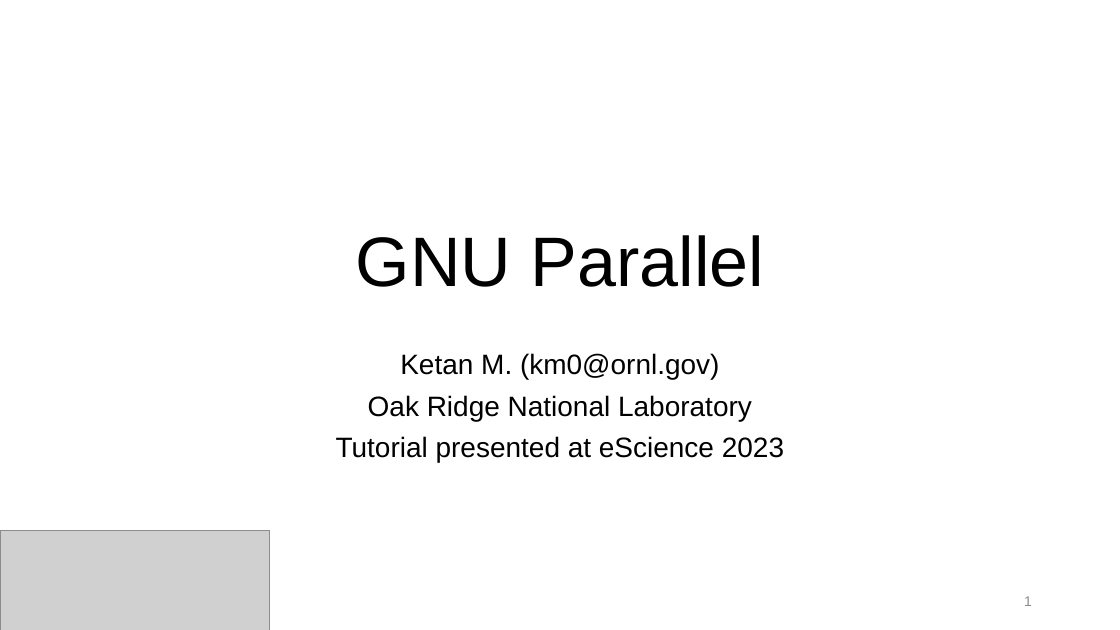
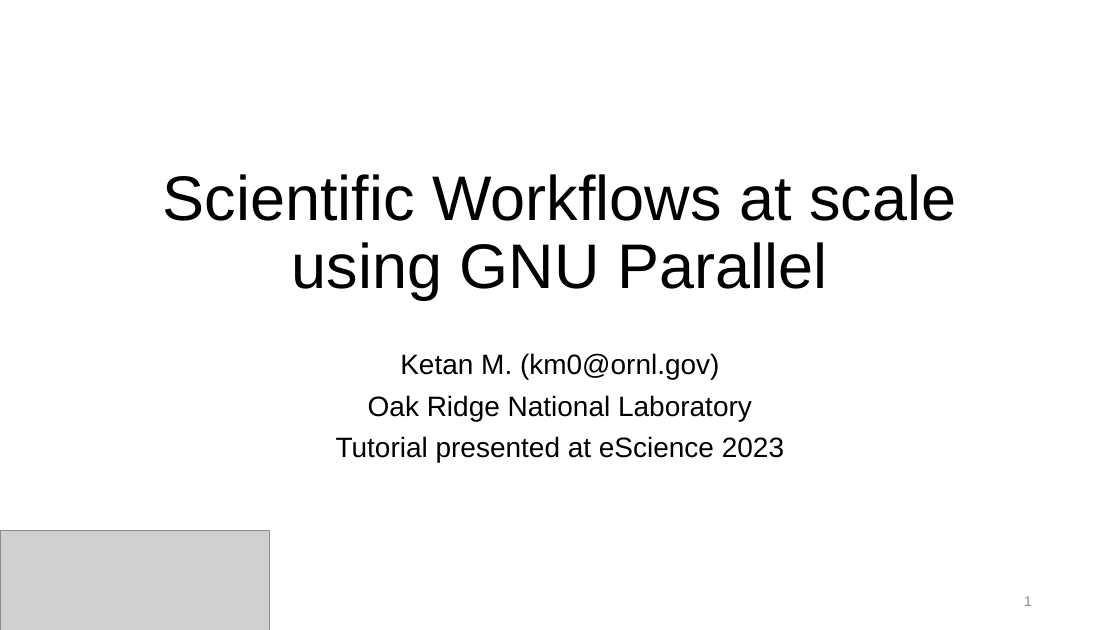
Before and after one commit to ketancmaheshwari/escience23tut, a slide deck: slide 1 of gnu-parallel-tutorial.pptx. Drawn at 1120x630 pixels with LibreOffice and Linux fonts; fonts in the diff are those of the drawing; grey boxes stand for pictures. Boxes give left, top, right and bottom in pixels: in the first picture for what was removed or moved away, otherwise in the second. Text is boxed around its words. In the diff, an @@ line names an element or a change of style, - is before the commit and + after.

```diff
--- a/gnu-parallel-tutorial.pptx
+++ b/gnu-parallel-tutorial.pptx
@@ title at (x1=163, y1=174, x2=956, y2=299): text changed; size 45 to 40.5 pt @@
-GNU Parallel
+Scientific Workflows at scale using GNU Parallel
```
Also in this commit, not shown: 10 other slides changed, 2 slides added, 1 other file.
